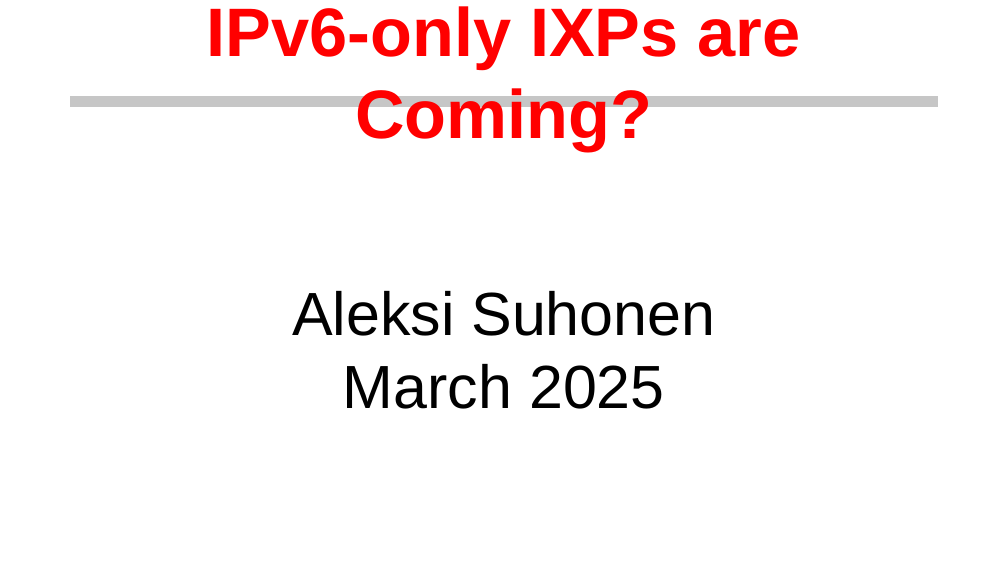
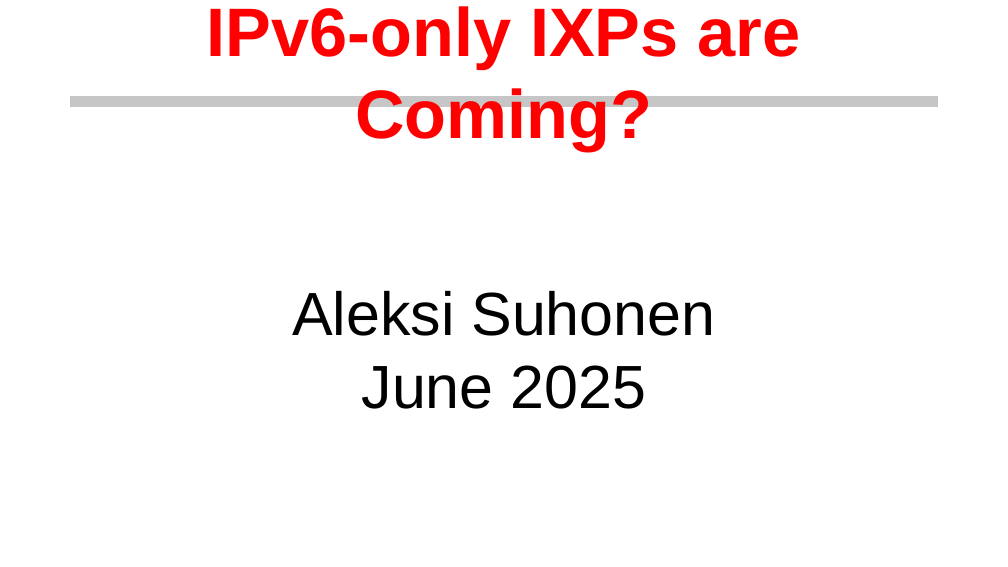
Before and after one commit to euro-ix/rfc8950-ixp, a slide deck: slide 1 of presentations/ipv6-only-ixps.odp. Drawn at 1008x567 pixels with LibreOffice and Linux fonts; fonts in the diff are those of the drawing; background and template pictures are left out. Boxes give left, top, right and bottom in pixels: in the first picture for what was removed or moved away, otherwise in the second. Text is boxed around its words. In the diff, an @@ line names an element or a change of style, - is before the commit and + after.

```diff
--- a/presentations/ipv6-only-ixps.odp
+++ b/presentations/ipv6-only-ixps.odp
@@ subtitle at (x1=362, y1=365, x2=647, y2=409): text changed @@
-March 2025
+June 2025
```
Also in this commit, not shown: 5 other slides changed, 3 slides added, 1 other file.
